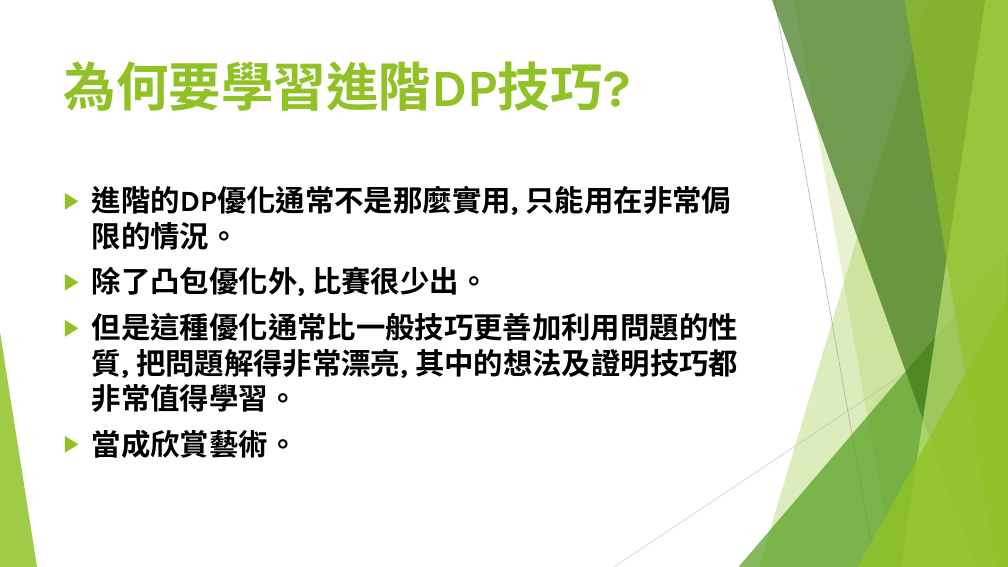
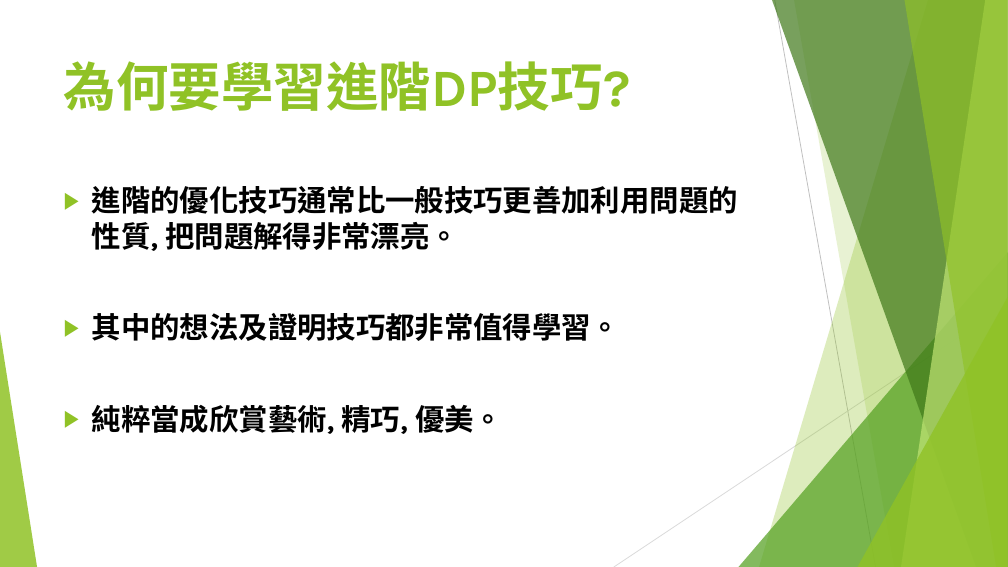
Before and after one commit to S920105123/DP2, a slide deck: slide 55 of presentation/進階動態規劃.pptx (slide 34 before the commit). Drawn at 1008x567 pixels with LibreOffice and Linux fonts; fonts in the diff are those of the drawing. Boxes give left, top, right and bottom in pixels: in the first picture for what was removed or moved away, otherwise in the second. Text is boxed around its words. In the diff, an @@ line names an element or a change of style, - is before the commit and + after.

```diff
--- a/presentation/進階動態規劃.pptx
+++ b/presentation/進階動態規劃.pptx
@@ text at (x1=92, y1=186, x2=738, y2=434): text changed @@
-▶ 進階的DP優化通常不是那麼實用, 只能用在非常侷限的情況。
-▶ 除了凸包優化外, 比賽很少出。
-▶ 但是這種優化通常比一般技巧更善加利用問題的性質, 把問題解得非常漂亮, 其中的想法及證明技巧都非常值得學習。
-▶ 當成欣賞藝術。
+▶ 進階的優化技巧通常比一般技巧更善加利用問題的性質, 把問題解得非常漂亮。
+▶ 其中的想法及證明技巧都非常值得學習。
+▶ 純粹當成欣賞藝術, 精巧, 優美。
```
Also in this commit, not shown: 23 other slides changed, 23 slides added.
